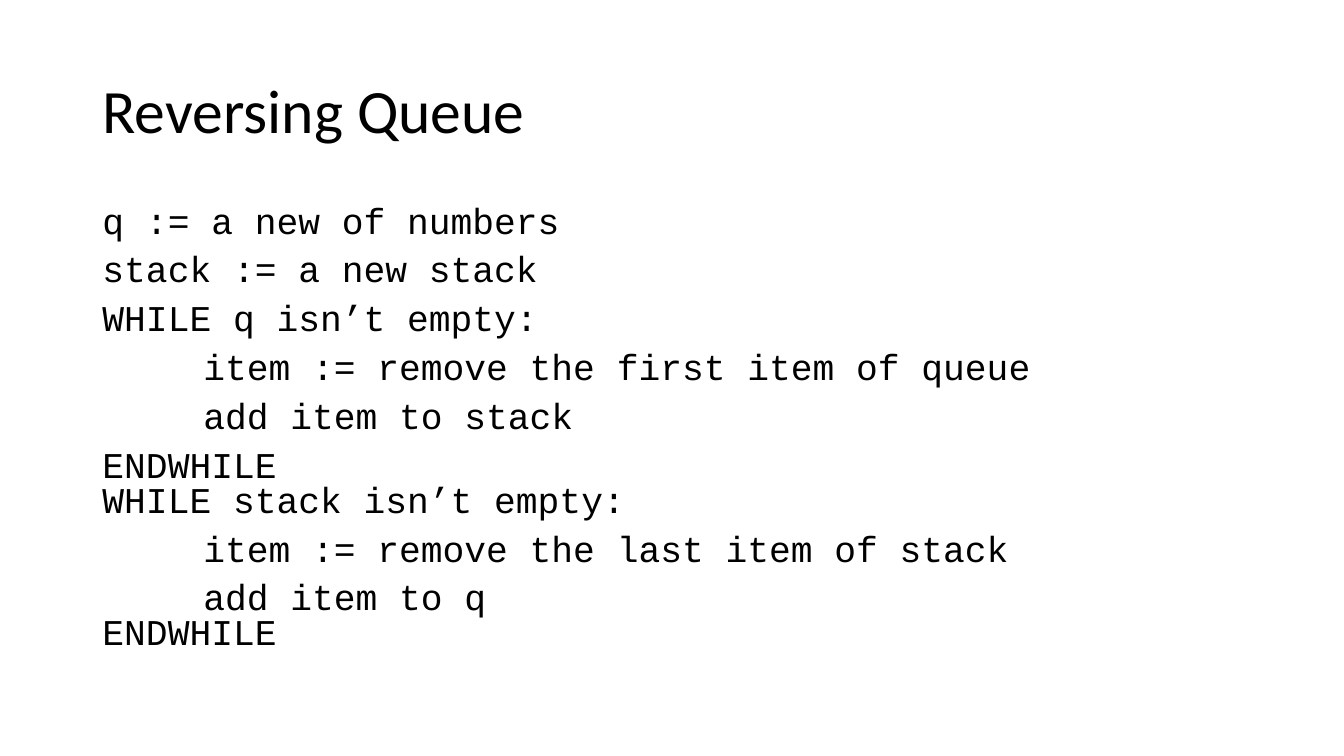
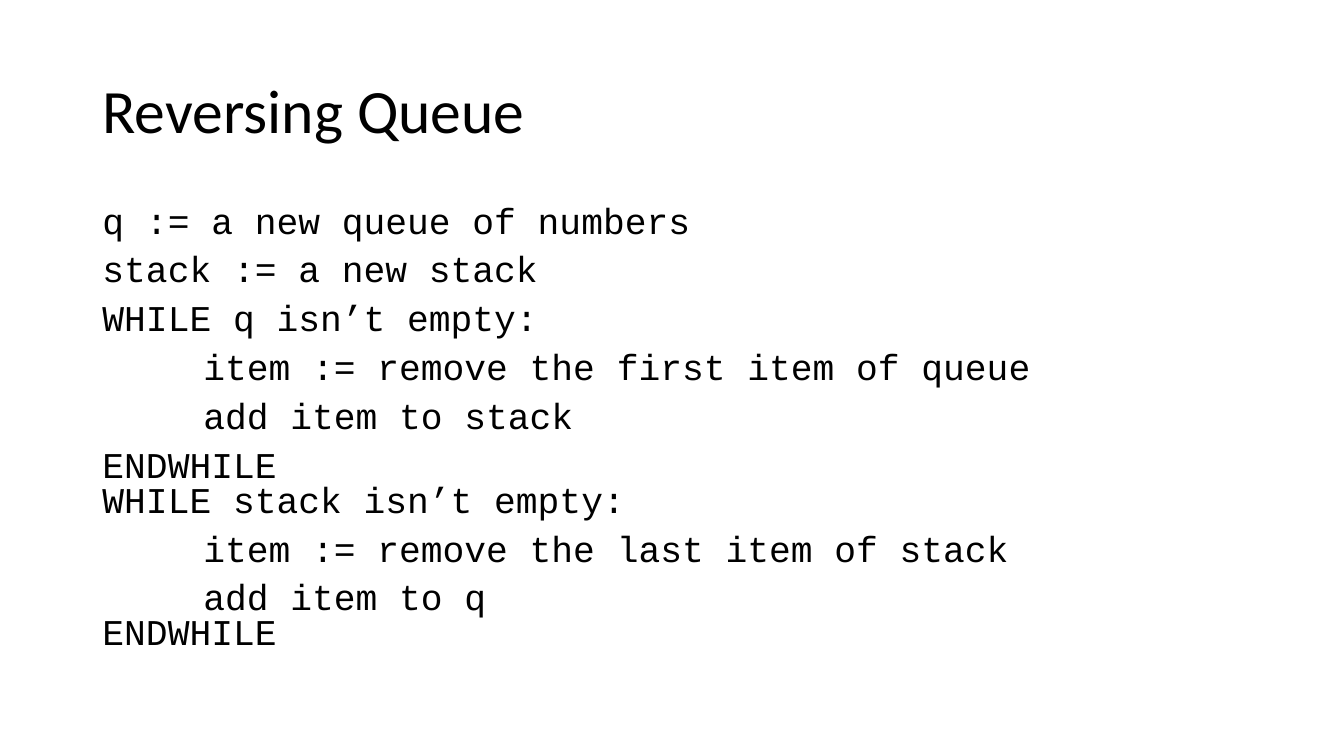
Before and after one commit to amora479/website, a slide deck: slide 10 of content/bju/cps105/lectures/ppt-downloads/lec12.pptx. Drawn at 1344x756 pixels with LibreOffice and Linux fonts; fonts in the diff are those of the drawing. Boxes give left, top, right and bottom in pixels: in the first picture for what was removed or moved away, otherwise in the second. Text is boxed around its words. In the diff, an @@ line names an element or a change of style, - is before the commit and + after.

```diff
--- a/content/bju/cps105/lectures/ppt-downloads/lec12.pptx
+++ b/content/bju/cps105/lectures/ppt-downloads/lec12.pptx
@@ text at <box>102,208,690,242</box>: text changed @@
-q := a new of numbers
+q := a new queue of numbers
```
Also in this commit, not shown: 2 other slides changed, 1 other file.
